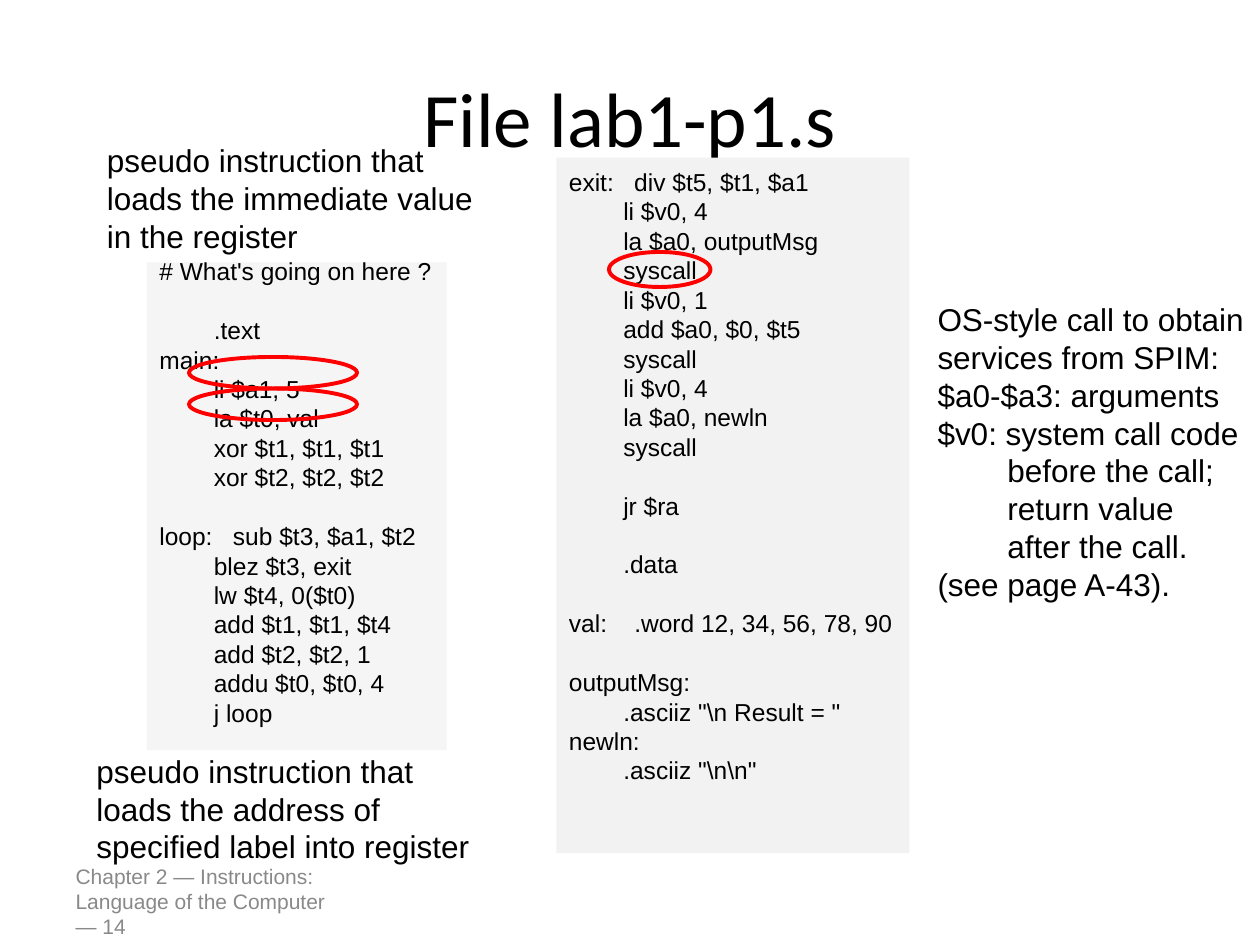
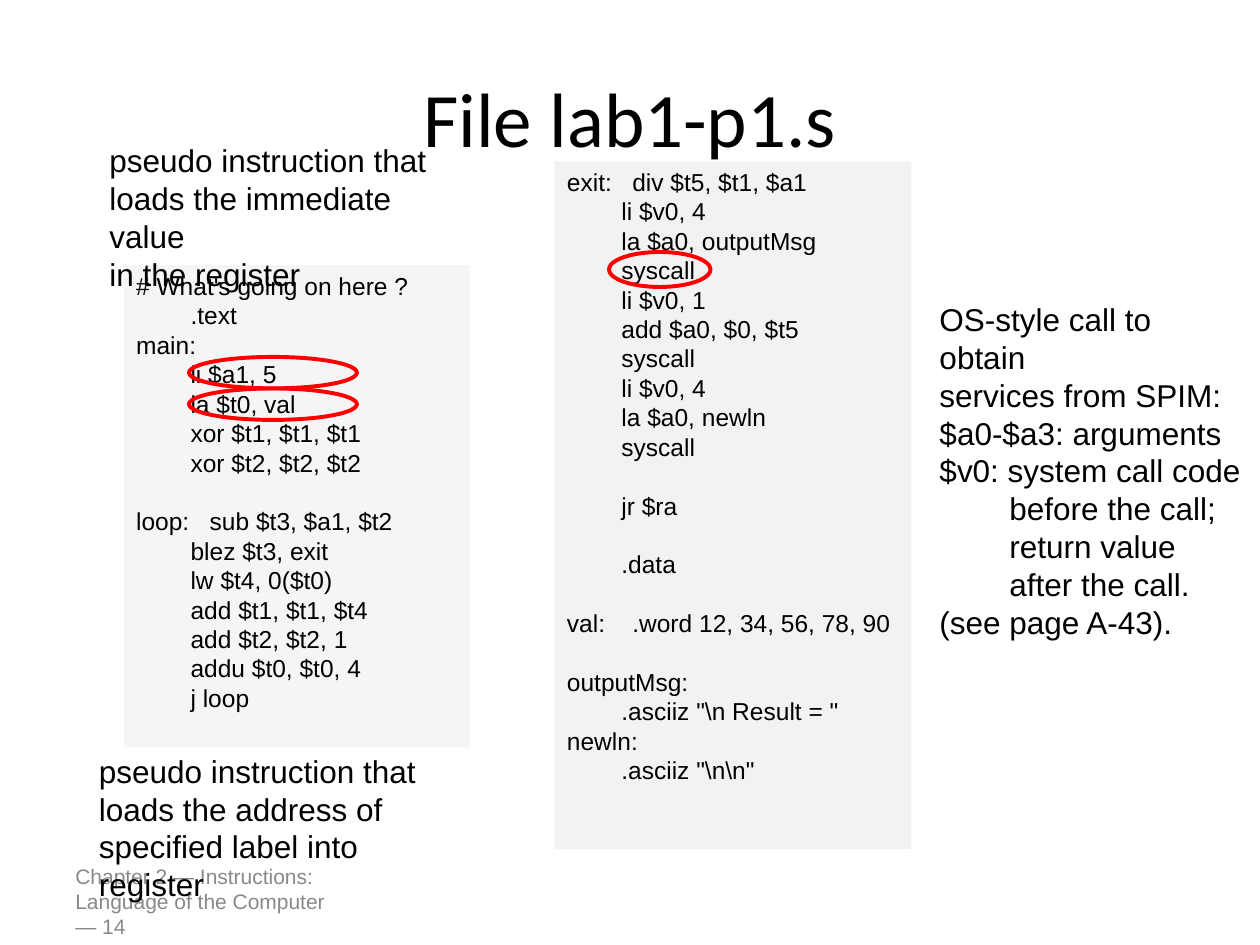
Before and after one commit to cmput229/Lab_Intro, a slide deck: slide 14 of resources/slides/class.pptx. Drawn at 1260x945 pixels with LibreOffice and Linux fonts; fonts in the diff are those of the drawing. Boxes give left, top, right and bottom in pixels: in the first picture for what was removed or moved away, otherwise in the second. Text is boxed around its words. In the diff, an @@ line names an element or a change of style, - is before the commit and + after.

Commit message:
remove XSPIM references and instructions from slides and README

```diff
--- a/resources/slides/class.pptx
+++ b/resources/slides/class.pptx
@@ text "pseudo instruction that" rewrapped from (107,149,472,254) to (109,149,426,292) @@
@@ rectangle "exit: div $t5, $t1, $a1": place and size @@
-rectangle "exit: div $t5, $t1, $a1" at (557,158,910,853)
+rectangle "exit: div $t5, $t1, $a1" at (554,161,911,849)
@@ rectangle "# What's going on here ...": place and size @@
-rectangle "# What's going on here ..." at (147,262,447,750)
+rectangle "# What's going on here ..." at (123,265,470,747)
@@ text "OS-style call to obtain" rewrapped from (938,308,1244,602) to (939,308,1240,640) @@
@@ outline #FF0000 2.25 pt to #FF0000 2.24 pt in 3 elements at (609,252,711,287), (189,357,357,388), (189,388,357,420) @@
@@ text "pseudo instruction that" rewrapped from (96,760,469,864) to (99,760,415,864) @@
```
Also in this commit, not shown: 12 other slides changed, 8 other files.
